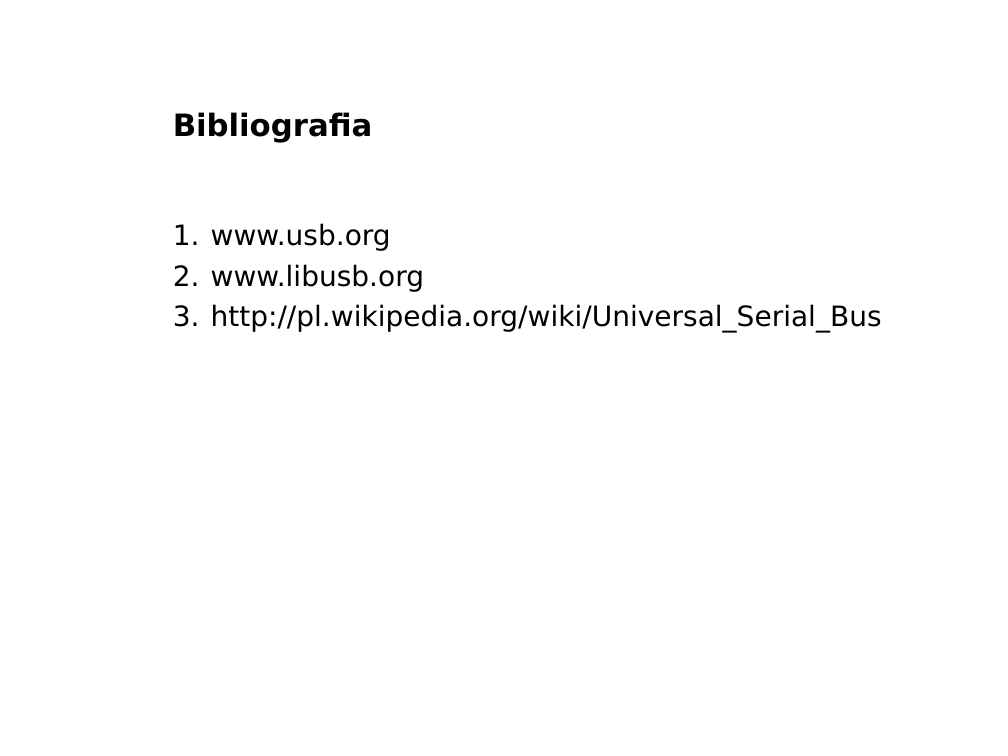
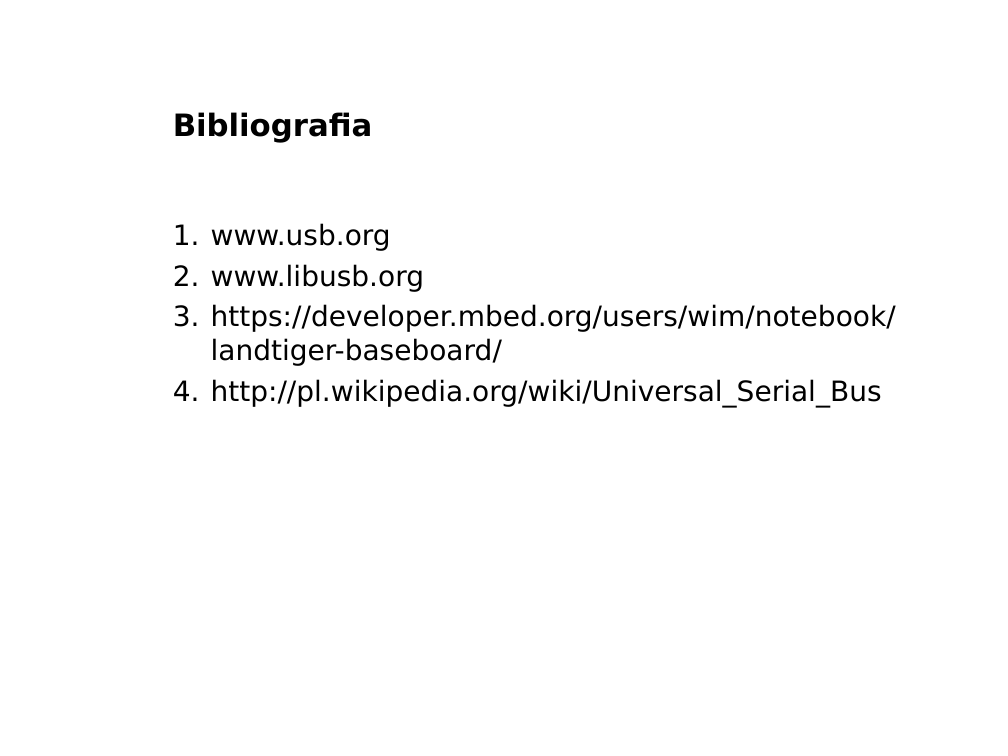
Before and after one commit to lpawlik91/USBSpeedTest, a slide deck: slide 11 of docs/seminaria1.ppt. Drawn at 1008x756 pixels with LibreOffice and Linux fonts; fonts in the diff are those of the drawing; background and template pictures are left out. Boxes give left, top, right and bottom in pixels: in the first picture for what was removed or moved away, otherwise in the second. Text is boxed around its words. In the diff, an @@ line names an element or a change of style, - is before the commit and + after.

```diff
--- a/docs/seminaria1.ppt
+++ b/docs/seminaria1.ppt
@@ text at [211,304,896,366]: paragraph added @@
+3. https://developer.mbed.org/users/wim/notebook/landtiger-baseboard/
```
Also in this commit, not shown: 1 other file.
